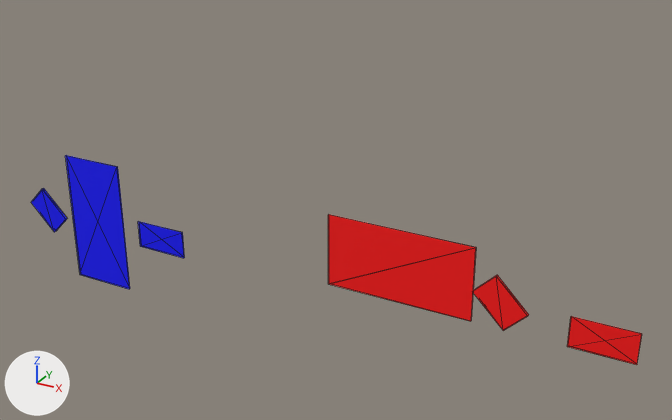
Two versions of the glTF model packages/core/tests/outputs/modeler/pack.glb, one commit apart.
Both versions are drawn from a 50 mm lens placed at (4670.0, -4760.0, 2921.0), pointed at (1975.0, 140.0, 472.0). Lighting does not change. The marker at lower left points along +X, +Y and +Z. The picture after the commit comes second. Mesh edges are drawn as thin lines. Vertices at exactly the same position are counted once.

The first picture shows 'shape_0', 'shape_1', 'shape_2', 'shape_4', 'shape_5', 'shape_6'.
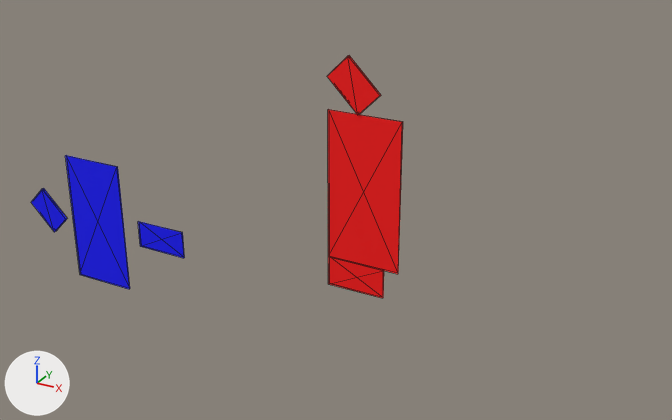
Patch to the scene script:
```diff
--- a/packages/core/tests/outputs/modeler/pack.glb.py
+++ b/packages/core/tests/outputs/modeler/pack.glb.py
@@ me_shape_4 @@
 # verts and faces of me_shape_4; kept vertices keep their numbers, new ones are numbered from 8
-me_shape_4.from_pydata(...)  # 8 vertices, 12 faces; spans x -500.0..500.0, y -5.0..5.0, z -250.0..250.0
+me_shape_4.from_pydata(...)  # 8 vertices, 12 faces; spans x -200.0..200.0, y -5.0..5.0, z -100.0..100.0
+# me_shape_4 part 1
+delete_vertices([*range(0, 8)])  # with the faces that use them
+# me_shape_4 part 2
+verts[8] = (-200.0, 5.0, 100.0)  # pixel (329, 256)
+verts[9] = (-200.0, 5.0, -100.0)  # pixel (329, 283)
+verts[10] = (-200.0, -5.0, -100.0)  # pixel (328, 284)
+verts[11] = (-200.0, -5.0, 100.0)  # pixel (328, 256)
+for new, old in zip([*range(12, 16)], [*range(8, 12)]): verts[new] = verts[old] + (400.0, 0.0, 0.0)
+faces += [(8, 12, 13), (8, 13, 9), (10, 15, 11), (10, 14, 15), (9, 14, 10), (9, 13, 14)]
+faces += [(11, 15, 12), (8, 11, 12), (8, 10, 11), (8, 9, 10), (13, 15, 14), (12, 15, 13)]
 me_shape_4.materials.append(mat_mesh_material_003)
@@ me_shape_5 @@
 # verts and faces of me_shape_5; kept vertices keep their numbers, new ones are numbered from 8
-me_shape_5.from_pydata(...)  # 8 vertices, 12 faces; spans x -177.0..177.0, y -10.0..10.0, z -177.0..177.0
+me_shape_5.from_pydata(...)  # 8 vertices, 12 faces; spans x -250.0..250.0, y -5.0..5.0, z -500.0..500.0
+# me_shape_5 part 3
+delete_vertices([*range(0, 8)])  # with the faces that use them
+# me_shape_5 part 4
+verts[8] = (-250.0, 5.0, 500.0)  # pixel (328, 109)
+verts[9] = (-250.0, 5.0, -500.0)  # pixel (329, 256)
+verts[10] = (-250.0, -5.0, -500.0)  # pixel (328, 256)
+verts[11] = (-250.0, -5.0, 500.0)  # pixel (327, 109)
+for new, old in zip([*range(12, 16)], [*range(8, 12)]): verts[new] = verts[old] + (500.0, 0.0, 0.0)
+faces += [(8, 12, 13), (8, 13, 9), (10, 15, 11), (10, 14, 15), (9, 14, 10), (9, 13, 14)]
+faces += [(11, 15, 12), (8, 11, 12), (8, 10, 11), (8, 9, 10), (13, 15, 14), (12, 15, 13)]
 me_shape_5.materials.append(mat_mesh_material_004)
@@ me_shape_6 @@
-me_shape_6.from_pydata(...)  # 8 vertices, 12 faces; spans x -200.0..200.0, y -5.0..5.0, z -100.0..100.0
+me_shape_6.from_pydata(...)  # 8 vertices, 12 faces; spans x -177.0..177.0, y -10.0..10.0, z -177.0..177.0
+# me_shape_6 part 5: the whole mesh is rebuilt
 me_shape_6.materials.append(mat_mesh_material_005)
@@ ob_shape_4 @@
 ob_shape_4 = bpy.data.objects.new('shape_4', me_shape_4)
-ob_shape_4.location = (2500.0, -5.0, 250.0)
+ob_shape_4.location = (2200.0, -5.0, 100.0)
@@ ob_shape_5 @@
 ob_shape_5 = bpy.data.objects.new('shape_5', me_shape_5)
-ob_shape_5.location = (3177.0, -10.0, 177.0)
+ob_shape_5.location = (2250.0, -5.0, 700.0)
@@ ob_shape_6 @@
 ob_shape_6 = bpy.data.objects.new('shape_6', me_shape_6)
-ob_shape_6.location = (3800.0, -5.0, 100.0)
+ob_shape_6.location = (2177.0, -10.0, 1377.0)
```

Changed parts and their boxes [x1, y1, x2, y2] in the pictures (672 x 420 px):
'shape_5', reshaped, moved (31% wider, 191% taller): before [472, 275, 529, 331]; after [328, 109, 403, 274]
'shape_4', reshaped, moved (62% narrower, 61% shorter): before [328, 214, 476, 321]; after [328, 257, 384, 298]
'shape_6', reshaped, moved (28% narrower, 22% taller): before [567, 316, 642, 365]; after [327, 55, 381, 115]
part 1 of me_shape_4, deleted (red): before [328, 214, 476, 321]
part 2 of me_shape_4, added (red): after [328, 257, 384, 298]
part 3 of me_shape_5, deleted (red): before [472, 275, 529, 331]
part 4 of me_shape_5, added (red): after [328, 109, 403, 274]
